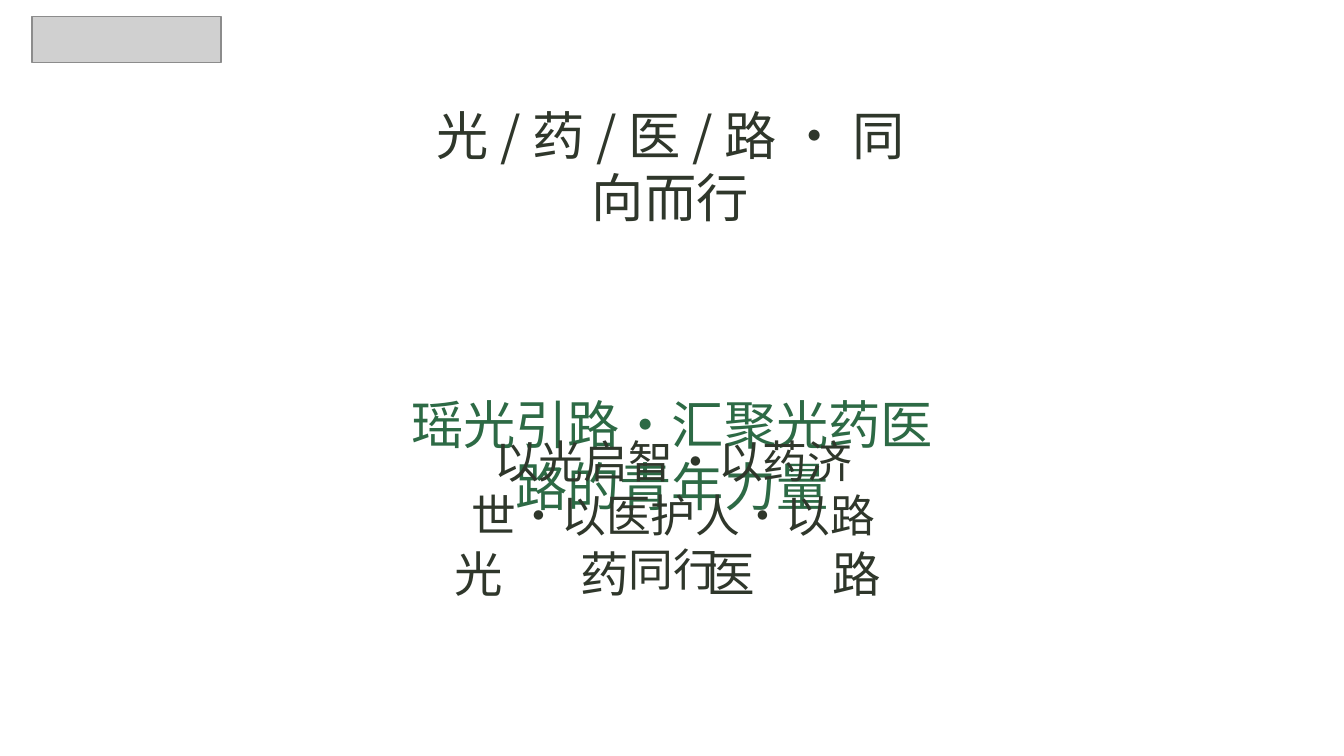
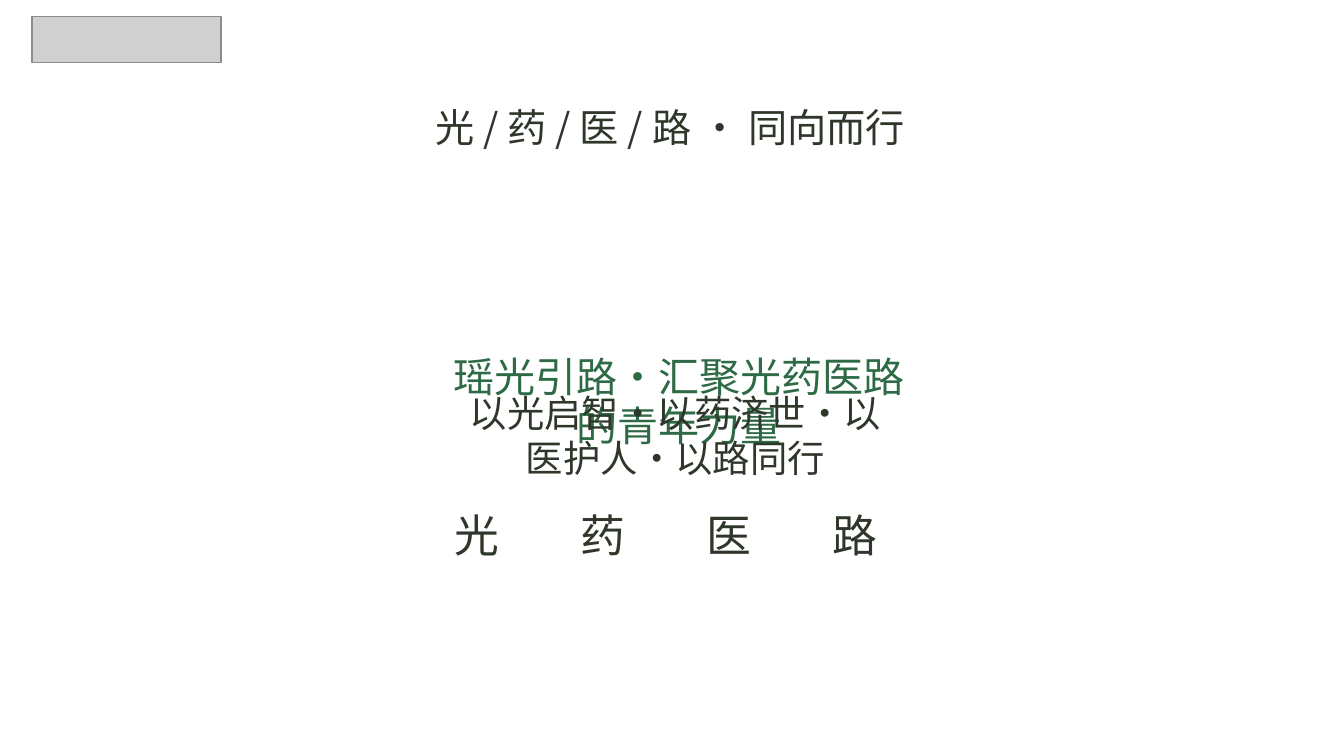
Before and after one commit to AIMFllyYS/GuangYaoYiLu, a slide deck: slide 1 of PPT-last/single_slides/slide_01.pptx. Drawn at 1344x756 pixels with LibreOffice and Linux fonts; fonts in the diff are those of the drawing; grey boxes stand for pictures; background and template pictures are left out. Boxes give left, top, right and bottom in pixels: in the first picture for what was removed or moved away, otherwise in the second. Text is boxed around its words. In the diff, an @@ line names an element or a change of style, - is before the commit and + after.

Commit message:
Rebuild slide 01 pptx from updated prompts

```diff
--- a/PPT-last/single_slides/slide_01.pptx
+++ b/PPT-last/single_slides/slide_01.pptx
@@ text "光 / 药 / 医 ..." at box(436, 109, 905, 146): size 28 to 21 pt @@
@@ text "瑶光引路·汇聚光药医路的青年力量": place and size @@
-text "瑶光引路·汇聚光药医路的青年力量" at box(411, 400, 933, 520)
+text "瑶光引路·汇聚光药医路的青年力量" at box(454, 357, 905, 452)
@@ text "瑶光引路·汇聚光药医路的青年力量" at box(454, 357, 905, 452): size 28 to 22 pt @@
@@ text "以光启智·以药济世·以医护人·以路同行": place and size @@
-text "以光启智·以药济世·以医护人·以路同行" at box(472, 433, 875, 594)
+text "以光启智·以药济世·以医护人·以路同行" at box(470, 390, 881, 475)
@@ text "以光启智·以药济世·以医护人·以路同行" at box(470, 390, 881, 475): size 24 to 20 pt @@
@@ 4 texts: place and size @@
-4 texts at box(455, 551, 882, 596)
+4 texts at box(455, 514, 878, 556)
@@ size 26 to 24 pt in 4 elements at box(455, 514, 500, 556), box(581, 514, 626, 556), box(707, 516, 752, 554), box(833, 514, 878, 556) @@
```
Also in this commit, not shown: 1 other file.
